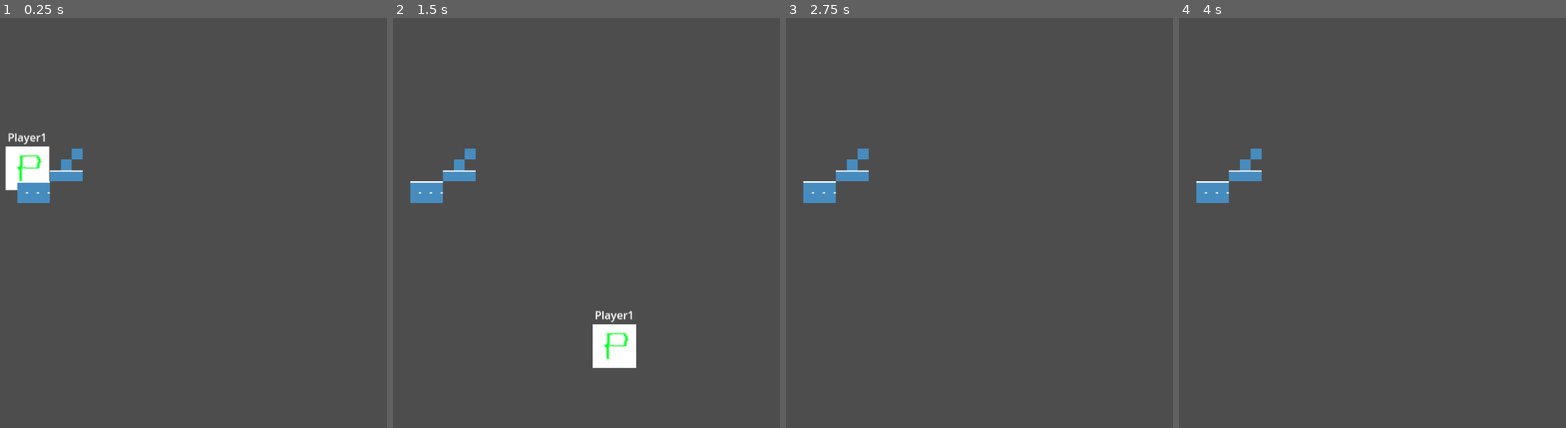
Above: before the commit, frames 1-4 (left to right).
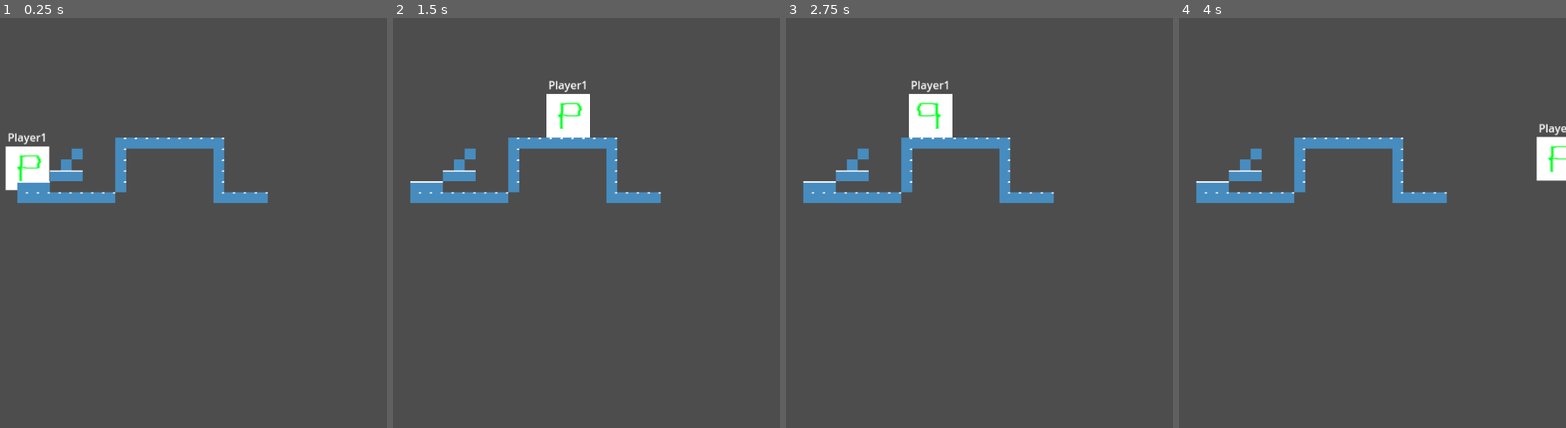
Above: after the commit, the same moments.

Repository: zac112/HeroFarmer
Game: Godot game, scene res://Assets/Platform/level_1.tscn
Two runs of this game, one before a commit and one after it. Both use one fixed random seed, a clock stepped at 60 frames per second and the inputs below. This scene is started directly instead of the project's main scene. The engine's default icon, where the game draws it, is replaced by a stand-in: a white triangle on a blue panel in a dark square.
Inputs:
- Up to frame 1 (0.25 s): no input
- Up to frame 2 (1.5 s): hold D (Farm_right) from 0.53 s (still down); tap Space (Platform_shoot) at 0.6, 1.35 s; tap W (Farm_up) at 0.77 s
- Up to frame 3 (2.75 s): tap W (Farm_up) at 1.52 s; release D (Farm_right) at 2.03 s; hold A (Farm_left) from 2.03 s (still down); tap Space (Platform_shoot) at 2.1 s
- Up to frame 4 (4 s): release A (Farm_left) at 2.78 s; hold D (Farm_right) from 2.78 s (still down); tap Space (Platform_shoot) at 2.85, 3.6 s; tap W (Farm_up) at 3.02, 3.77 s

The runs differ from the first frame. In frame 1, 2.3% of the frame differs, in the area x 12-70%, y 29-46%; in frame 2, 4.9%, in the area x 12-70%, y 15-86%; in frame 3, 3.6%; in frame 4, 3.2%.

Commit message:
player moves and sprite flips

Diff:
--- /dev/null
+++ b/Assets/Platform/level_1.gd
@@ -0,0 +1,14 @@
+extends Node2D
+
+var particle_scene: PackedScene = load("res://Assets/Player/Platform/particle.tscn")
+
+
+func _ready():
+	pass
+
+func _process(delta):
+	pass
+
+
+func _on_player_shoot_particle(pos):
+	print(pos)
--- a/Assets/Platform/level_1.tscn
+++ b/Assets/Platform/level_1.tscn
@@ -1,6 +1,7 @@
-[gd_scene load_steps=5 format=3 uid="uid://bgglhhfpv14v2"]
+[gd_scene load_steps=6 format=3 uid="uid://bgglhhfpv14v2"]
 
 [ext_resource type="PackedScene" uid="uid://dosibav3620rd" path="res://Assets/Player/Platform/player_platform.tscn" id="1_n5est"]
+[ext_resource type="Script" path="res://Assets/Platform/level_1.gd" id="1_weief"]
 [ext_resource type="Texture2D" uid="uid://b4jeb2tqjs18c" path="res://icon.svg" id="2_scurm"]
 
 [sub_resource type="TileSetAtlasSource" id="TileSetAtlasSource_mysnq"]
@@ -205,6 +206,7 @@
 sources/0 = SubResource("TileSetAtlasSource_mysnq")
 
 [node name="Level1" type="Node2D"]
+script = ExtResource("1_weief")
 
 [node name="StaticBody2D" type="StaticBody2D" parent="."]
 
@@ -217,4 +219,4 @@
 position = Vector2(49, 6)
 tile_set = SubResource("TileSet_xvohk")
 format = 2
-layer_0/tile_data = PackedInt32Array(-1, 327680, 2, -131072, 327680, 2, 65535, 196608, 4, 131067, 196608, 4, 0, 196608, 4, 65534, 196608, 4, 131069, 196608, 4, 131068, 196608, 4, 196603, 131072, 4, 196604, 131072, 4, 196605, 131072, 4)
+layer_0/tile_data = PackedInt32Array(-1, 327680, 2, -131072, 327680, 2, 65535, 196608, 4, 0, 196608, 4, 65534, 196608, 4, 131069, 196608, 4, 131068, 196608, 4, 196603, 131072, 4, 196604, 131072, 4, 131067, 196608, 4, 196605, 131072, 4, 196606, 131072, 4, 196607, 131072, 4, 131072, 131072, 4, 131073, 131072, 4, 131074, 131072, 4, 131075, 131072, 4, 65540, 131072, 4, 4, 131072, 4, -65532, 131072, 4, -131068, 131072, 4, -196604, 131072, 4, -196603, 131072, 4, -196602, 131072, 4, -196601, 131072, 4, -196600, 131072, 4, -196599, 131072, 4, -196598, 131072, 4, -196597, 131072, 4, -196596, 131072, 4, -196595, 131072, 4, -131059, 131072, 4, -65523, 131072, 4, 13, 131072, 4, 65549, 131072, 4, 131085, 131072, 4, 131086, 131072, 4, 131087, 131072, 4, 131088, 131072, 4, 131089, 131072, 4)
--- /dev/null
+++ b/Assets/Player/Platform/particle.gd
@@ -0,0 +1,12 @@
+extends Node2D
+
+
+@export var particleMoveSpeed := 500
+
+func _ready():
+	var particleScaleChange = create_tween()
+	particleScaleChange.tween_property($Sprite2D, 'scale', Vector2(1,1), 0.2).from(Vector2(0,0))
+
+
+func _process(delta):
+	position.x += particleMoveSpeed * delta
--- /dev/null
+++ b/Assets/Player/Platform/particle.tscn
@@ -0,0 +1,10 @@
+[gd_scene load_steps=3 format=3 uid="uid://bw3ikyswygkd5"]
+
+[ext_resource type="Script" path="res://Assets/Player/Platform/particle.gd" id="1_de88d"]
+[ext_resource type="Texture2D" uid="uid://b4jeb2tqjs18c" path="res://icon.svg" id="2_xrsva"]
+
+[node name="Particle" type="Node2D"]
+script = ExtResource("1_de88d")
+
+[node name="Sprite2D" type="Sprite2D" parent="."]
+texture = ExtResource("2_xrsva")
--- a/Assets/Player/Platform/player_platform.gd
+++ b/Assets/Player/Platform/player_platform.gd
@@ -1,39 +1,59 @@
 extends CharacterBody2D
+
+
+@onready var sprite_2d = $Sprite2D
 
 
 const SPEED = 300.0
 const JUMP_VELOCITY = -400.0
+var can_shoot := true
 var inventory = {}
+
+enum State {Idle, Run, Jump}
+
+var current_state
+
+
 @onready var playerName = %Label
 
 # Get the gravity from the project settings to be synced with RigidBody nodes.
 var gravity = ProjectSettings.get_setting("physics/2d/default_gravity")
 
 func _ready():
+	current_state = State.Idle
 	inventory["gold"] = 1
 	inventory["seed"] = 2
 	inventory["powerup"] = 3
 
 func _process(delta):
-	for k in inventory.keys():
-		print(k, " ", inventory[k])
+	if Input.is_action_just_pressed("Platform_shoot") and can_shoot:
+		print("SHOOT", can_shoot)
 
 
 func _physics_process(delta):
+
 	# Add the gravity.
 	if not is_on_floor():
 		velocity.y += gravity * delta
 
+
 	# Handle jump.
 	if Input.is_action_just_pressed("Platform_jump") and is_on_floor():
 		velocity.y = JUMP_VELOCITY
+		current_state = State.Jump
 
 	# Get the input direction and handle the movement/deceleration.
 	# As good practice, you should replace UI actions with custom gameplay actions.
 	var direction = Input.get_axis("Platform_left", "Platform_right")
 	if direction:
 		velocity.x = direction * SPEED
+
 	else:
 		velocity.x = move_toward(velocity.x, 0, SPEED)
 
+	if direction != 0:
+		current_state = State.Run
+		sprite_2d.flip_h = false if direction > 0 else true
+
+
 	move_and_slide()
--- a/Assets/Player/Platform/player_platform.tscn
+++ b/Assets/Player/Platform/player_platform.tscn
@@ -21,3 +21,9 @@
 offset_right = 29.0
 offset_bottom = -34.0
 text = "Player1"
+
+[node name="RightShootMarker" type="Marker2D" parent="."]
+position = Vector2(32, 0)
+
+[node name="LeftShootMarker" type="Marker2D" parent="."]
+position = Vector2(-33, -1)
